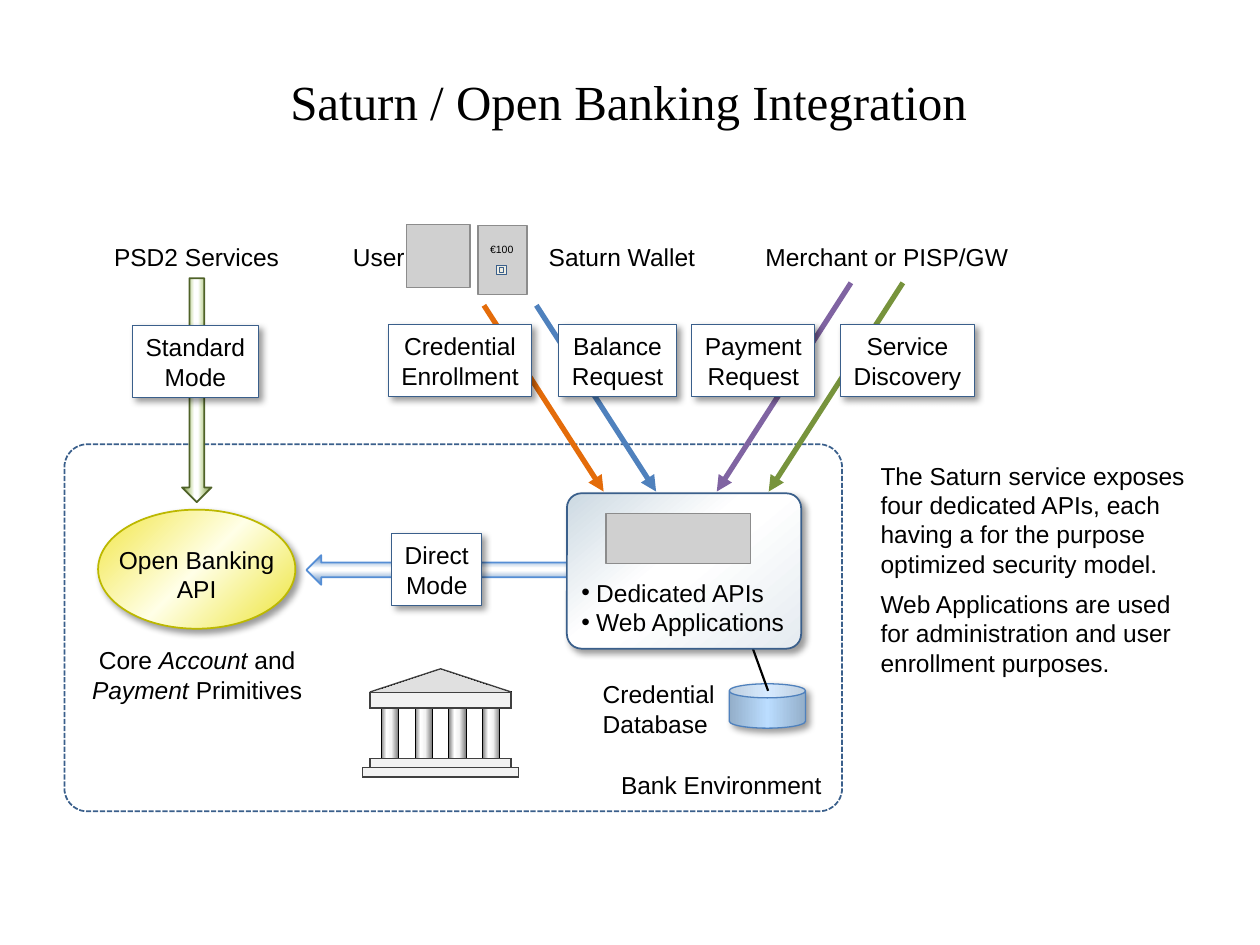
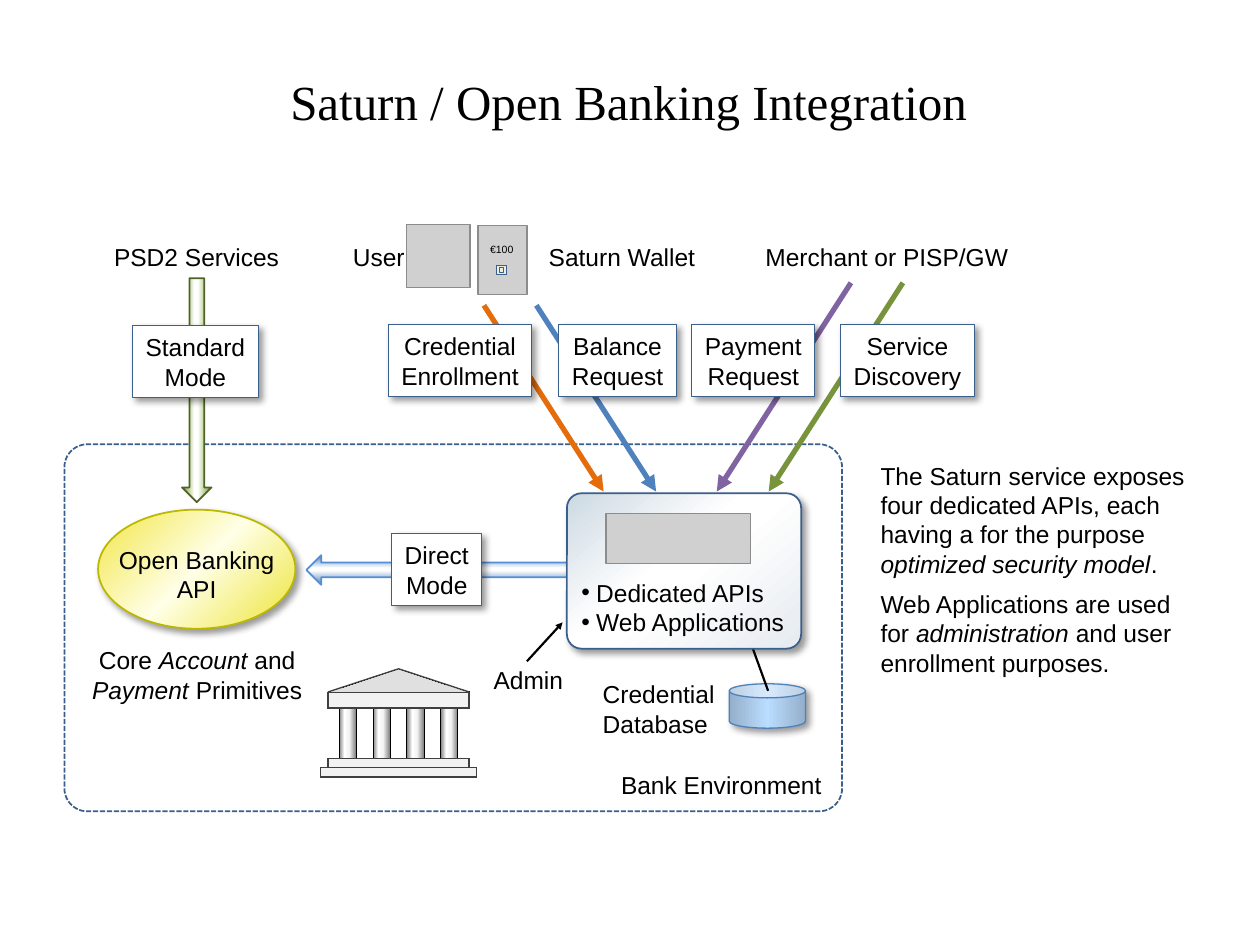
Before and after one commit to cyberphone/doc, a slide deck: slide 1 of payments/saturn-openbanking.pptx. Drawn at 1260x945 pixels with LibreOffice and Linux fonts; fonts in the diff are those of the drawing; grey boxes stand for pictures. Boxes give left, top, right and bottom in pixels: in the first picture for what was removed or moved away, otherwise in the second. Text is boxed around its words. In the diff, an @@ line names an element or a change of style, - is before the commit and + after.

```diff
--- a/payments/saturn-openbanking.pptx
+++ b/payments/saturn-openbanking.pptx
@@ text "The Saturn service exposes four ..." at (x1=881, y1=467, x2=1184, y2=677): italic on in "optimized security model.", "administration" @@
@@ arrow added from (527, 662) to (563, 622), #000000 1.25 pt @@
@@ text added at (x1=494, y1=671, x2=563, y2=690), 14 pt, text #000000 @@
+Admin
@@ rectangle moved from (x1=363, y1=767, x2=519, y2=776) to (x1=320, y1=767, x2=476, y2=776) @@
@@ 6 rectangles, 2 freeform shapes moved together from (x1=370, y1=669, x2=512, y2=767) to (x1=328, y1=669, x2=469, y2=767) @@
```
Also in this commit, not shown: 1 other file.
